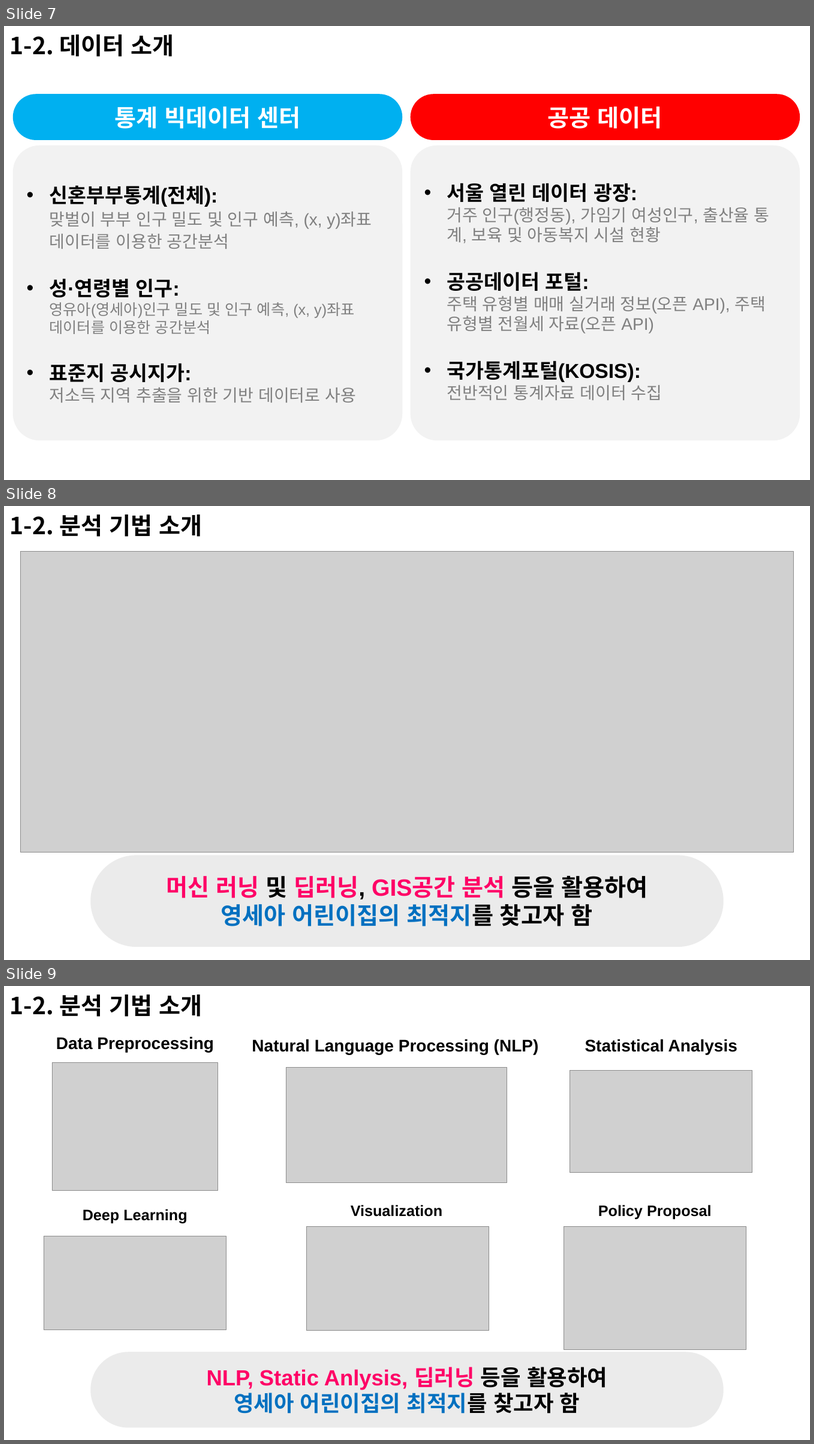
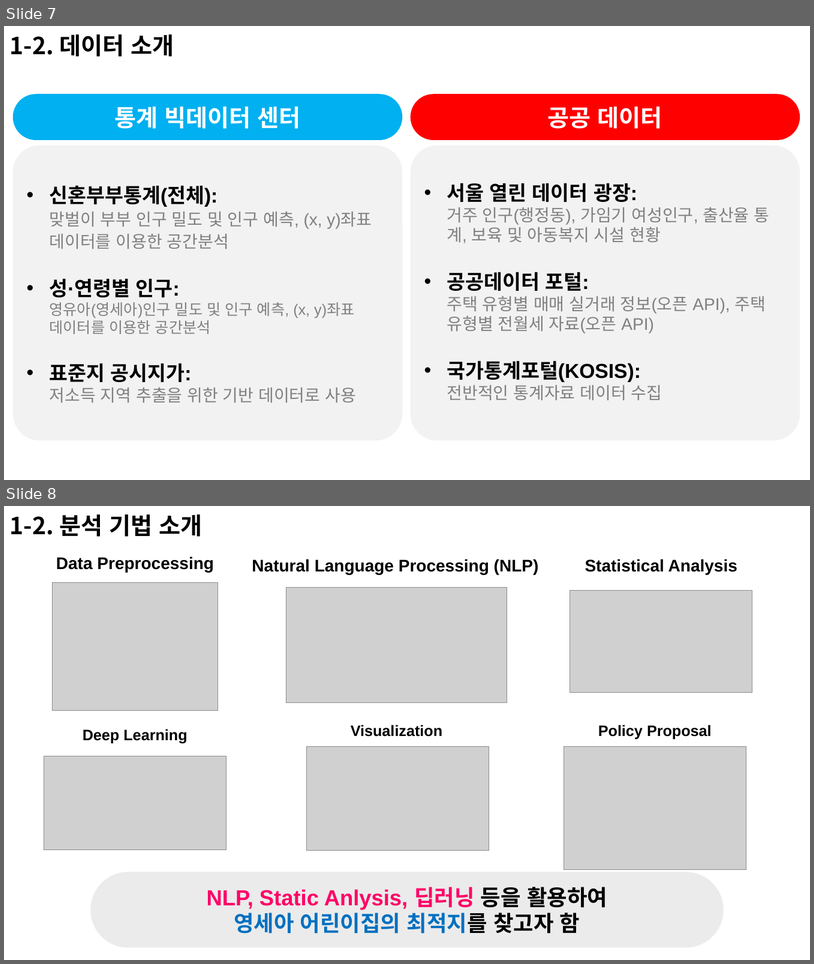
Before and after one commit to Blockhead4/R-Project, a slide deck: 통계 빅데이터 공모전_2019/ppt/주제발표(1조)_JWP.pptx. Shown one above the other, each under a label of ours: slides 7, 8 and 9 before the commit, slides 7 and 8 after it. The pictures are 814x1444 and 814x964 pixels, drawn with LibreOffice and Linux fonts; fonts in the diff are those of the drawing; grey boxes stand for pictures. Boxes give left, top, right and bottom in pixels: in the first picture for what was removed or moved away, otherwise in the second. Text is boxed around its words. In the diff, an @@ line names an element or a change of style, - is before the commit and + after.

```diff
--- a/통계 빅데이터 공모전_2019/ppt/주제발표(1조)_JWP.pptx
+++ b/통계 빅데이터 공모전_2019/ppt/주제발표(1조)_JWP.pptx
@@ slide 8 removed at <box>4,506,810,960</box>, background #FFFFFF @@
@@ text removed at <box>10,514,202,537</box> @@
-1-2. 분석 기법 소개
@@ picture removed at <box>20,552,794,852</box> @@
@@ rounded rectangle removed at <box>90,855,724,947</box> @@
-머신 러닝 및 딥러닝, GIS공간 분석 등을 활용하여
-영세아 어린이집의 최적지를 찾고자 함
@@ what was slide 9 is now slide 8 @@
```
Also in this commit, not shown: 1 other file.
